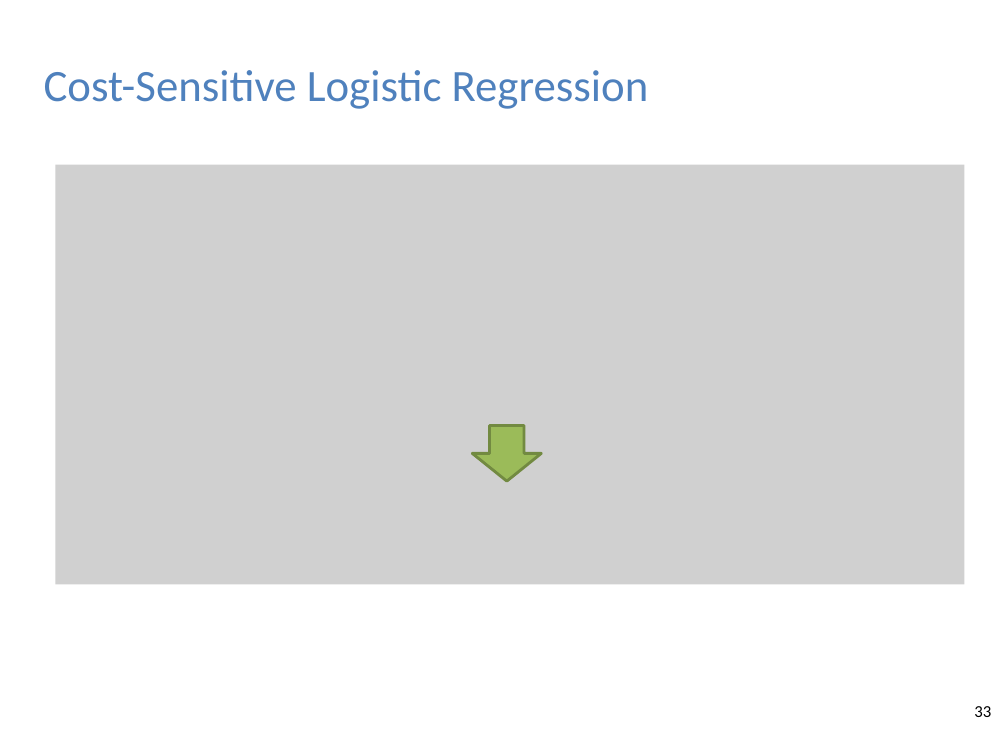
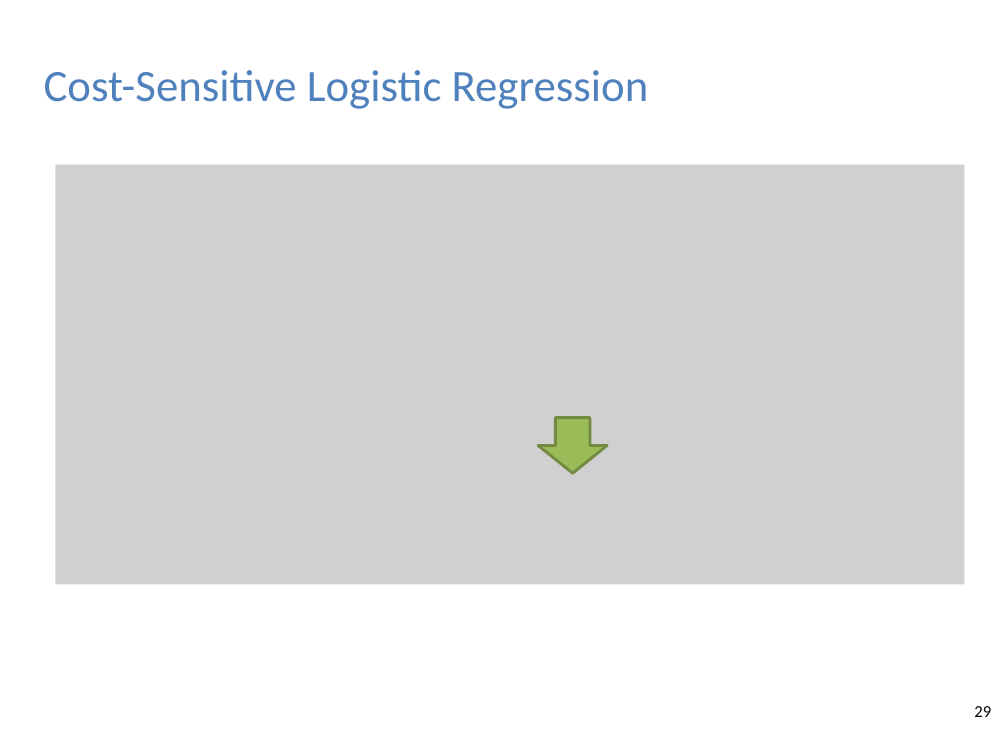
Before and after one commit to albahnsen/phd-thesis, a slide deck: slide 29 of slides/Thesis_ExampleDependentCostSensitiveClassification_slides.pptx (slide 33 before the commit). Drawn at 1008x756 pixels with LibreOffice and Linux fonts; fonts in the diff are those of the drawing; grey boxes stand for pictures; background and template pictures are left out. Boxes give left, top, right and bottom in pixels: in the first picture for what was removed or moved away, otherwise in the second. Text is boxed around its words. In the diff, an @@ line names an element or a change of style, - is before the commit and + after.

```diff
--- a/slides/Thesis_ExampleDependentCostSensitiveClassification_slides.pptx
+++ b/slides/Thesis_ExampleDependentCostSensitiveClassification_slides.pptx
@@ right arrow moved from (x1=472, y1=426, x2=541, y2=482) to (x1=538, y1=418, x2=608, y2=474) @@
@@ page number at (x1=974, y1=706, x2=991, y2=717): text changed @@
-33
+29
```
Also in this commit, not shown: 10 other slides changed, 8 slides removed.
